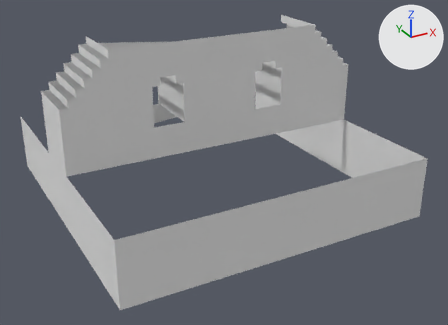
The OBJ model GenWorldGame/Assets/Voxels/Wall.obj as it was, and as the next commit left it.
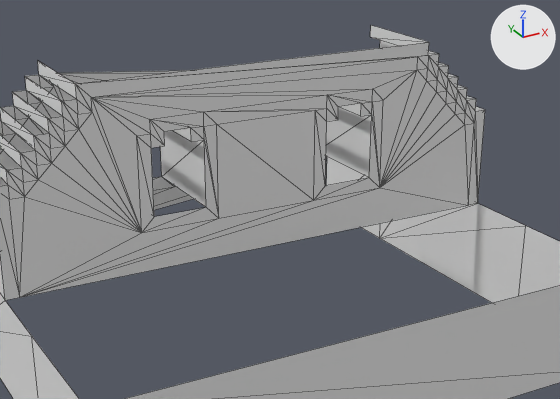
There are two pictures of each version: one whole from a 50 mm lens placed at (-3.527, -6.903, 3.796), pointed at (0.083, -0.339, 0.514), one close up on the part from 14% to 88% of the width and 0% to 72% of the height. The axes (+X, +Y, +Z) are drawn at upper right. The lights are the same throughout. The close-ups show mesh edges as thin lines. Where no turn or scale is listed for an object, it has been applied to the vertices. Vertices at the same position are counted once.

The scene before the commit, as lines of its bpy script (objects in view):
```python
me_untitled = bpy.data.meshes.new('Untitled')
me_untitled.from_pydata(...)  # 178 vertices, 281 faces; spans x -2.0..2.0, y -2.0..2.0, z 0.0..2.2
me_untitled.materials.append(mat_palette)  # white #e7e7e7
ob_untitled = bpy.data.objects.new('Untitled', me_untitled)
ob_untitled.location = (0.0, 0.0, 0.0)
```
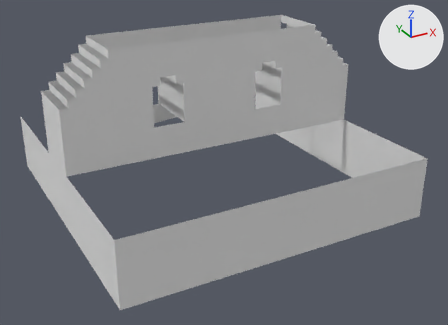
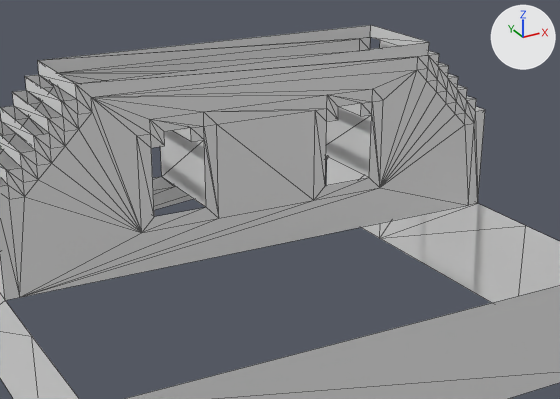
Commit message: v1.0.0 release

Where the change shows, as pixel boxes (x1, y1, x2, y2) in the close-ups (560 x 399 px):
part 1 of me_untitled, added
    after: (38, 25, 371, 161)

The edits, one by one:
me_untitled is used by ob_untitled; location (0.0, 0.0, 0.0).
me_untitled had 178 vertices, 281 faces and spanned x -2.0..2.0, y -2.0..2.0, z 0.0..2.2.
me_untitled now has 184 vertices, 295 faces and spans x -2.0..2.0, y -2.0..2.0, z 0.0..2.2.
Part 1, on me_untitled:
6 vertices are added at (1.3, 0.4, 2.0), (1.4, 0.4, 1.9), (1.5, 0.4, 1.8), (1.3, 0.4, 2.1), (1.4, 0.4, 2.0), (1.5, 0.4, 1.9).
14 new faces join them.
